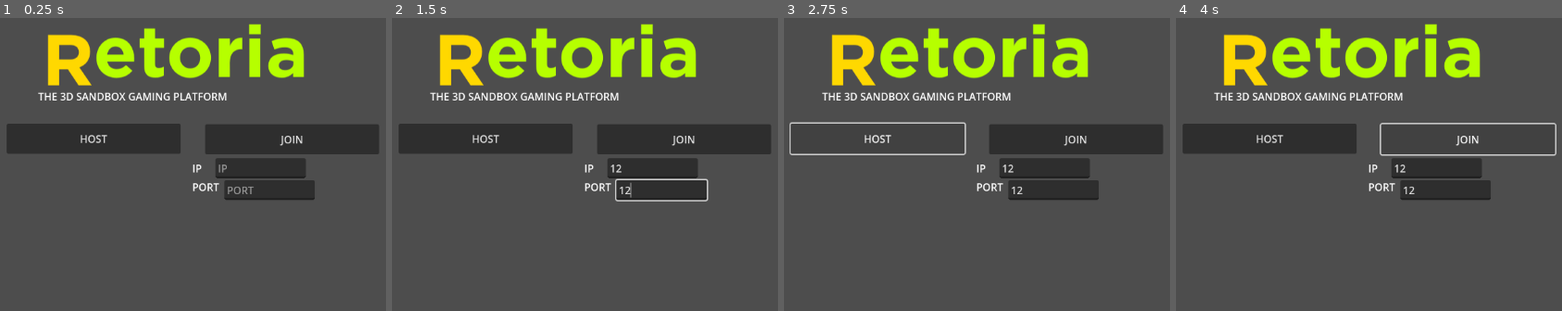
Above: before the commit, frames 1-4 (left to right).
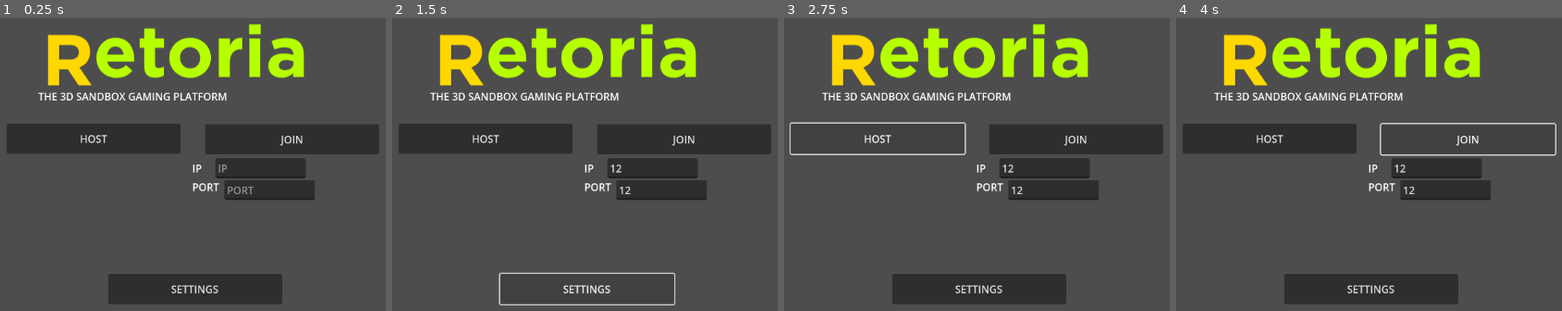
Above: after the commit, the same moments.

Repository: Retoria/Retora-Client
Game: Godot game, scene res://MainMenu.tscn
The game is run twice, just before and just after one commit, with the same random seed, the same clock (stepped at 60 frames per second) and the same inputs.
Inputs (mouse positions are in pixels of both pictures, inside the frame that each line leads up to):
- Up to frame 1 (0.25 s): no input
- Up to frame 2 (1.5 s): click (654, 167) at 0.52 s; type "12" at 0.6 s; click (662, 190) at 0.75 s; type "12" at 0.83 s; click (588, 290) at 1.25 s, where only the run after the commit has a clickable "SETTINGS"
- Up to frame 3 (2.75 s): click "HOST" at 2 s
- Up to frame 4 (4 s): click "JOIN" at 2.75 s

The runs differ from the first frame. In frame 1, 4.5% of the frame differs, in the area x 28-74%, y 87-98%; in frame 2, 1.2%; in frame 3, 4.5%; in frame 4, 4.5%.

Commit message:
Add Settings Button

Diff:
--- a/MainMenu.tscn
+++ b/MainMenu.tscn
@@ -51,6 +51,14 @@
 offset_bottom = 185.0
 text = "THE 3D SANDBOX GAMING PLATFORM"
 
+[node name="SettingsButton" type="Button" parent="Control"]
+layout_mode = 0
+offset_left = 428.0
+offset_top = 433.0
+offset_right = 699.0
+offset_bottom = 480.0
+text = "SETTINGS"
+
 [node name="RetoriaLogoWordmark" type="Sprite2D" parent="."]
 position = Vector2(523, 92)
 texture = ExtResource("1_i26rj")
